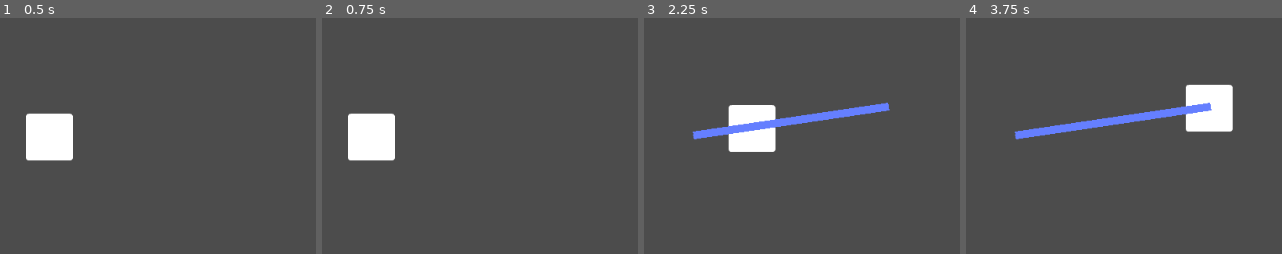
Above: before the commit, frames 1-4 (left to right).
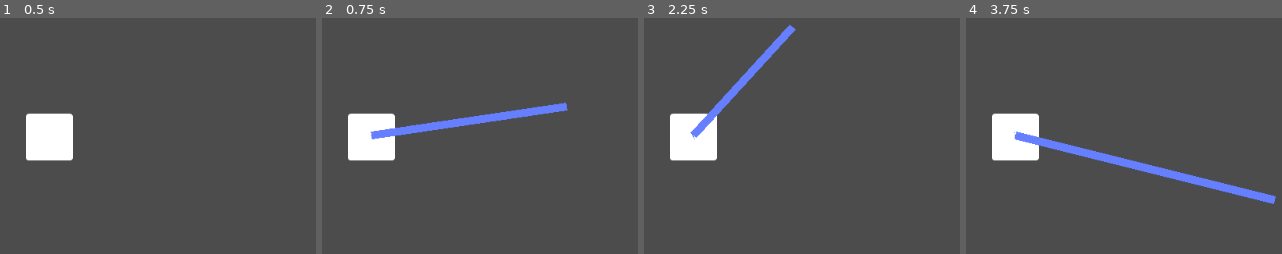
Above: after the commit, the same moments.

Repository: RoutineFreedom/Map-Navigation-Demo
Game: Godot game, scene res://Scenes/World.tscn
Two runs of this game, one before a commit and one after it. Both use one fixed random seed, a clock stepped at 60 frames per second and the inputs below.
Inputs (mouse positions are in pixels of both pictures, inside the frame that each line leads up to):
- Up to frame 1 (0.5 s): no input
- Up to frame 2 (0.75 s): tap Enter at 0.5 s; move the mouse to (568, 107) at 0.52 s; press the mouse at (568, 107) at 0.53 s
- Up to frame 3 (2.25 s): tap Space at 1.25 s; move the mouse to (outside the picture) at 1.27 s; release the mouse at (outside the picture) at 1.28 s; click (outside the picture) at 1.35 s; tap Enter at 2 s; move the mouse to (792, 27) at 2.02 s; press the mouse at (792, 27) at 2.03 s
- Up to frame 4 (3.75 s): move the mouse to (994, 223) at 2.77 s; release the mouse at (994, 223) at 2.78 s; click (994, 223) at 2.85 s; tap Space at 3.5 s; move the mouse to (1275, 199) at 3.52 s; press the mouse at (1275, 199) at 3.53 s

Frame 1 is identical in both runs. In frame 2, 2.2% of the frame differs, in the area x 15-78%, y 35-52%; in frame 3, 8.7%; in frame 4, 10%, in the area x 8-99%, y 27-79%.

Commit message:
Implemented Double Click Away To Change Target

Diff:
--- a/MN Demo/Scripts/PlayerIcon.gd
+++ b/MN Demo/Scripts/PlayerIcon.gd
@@ -14,7 +14,6 @@
 var _target_area: Rect2
 var _path: PoolVector2Array
 var _click_count := 0
-var _can_move := false
 
 func _ready() -> void:
 	_agent.set_target_location(global_position)
@@ -23,24 +22,27 @@
 	if event.is_action_pressed("LeftClick"):
 		# Player has clicked once, set this location as target
 		if _click_count == 0:
+			_click_count += 1
 			_target_location = get_global_mouse_position()
 			_agent.set_target_location(_target_location)
+			_agent.get_next_location()
 			# Create rectangle with target location as the middle point
 			var _top_left = Vector2(_target_location.x - rect_size / 2, _target_location.y - rect_size / 2)
 			_target_area = Rect2(_top_left, Vector2(rect_size, rect_size))
-			print("loc: ", _target_location, "area: ", _target_area)
 		# Player has clicked twice, set this location as potential confirmation
 		else:
 			_confirm_location = get_global_mouse_position()
-			print("conf:", _confirm_location)
-			_can_move = _target_area.has_point(_confirm_location)
 
-		_click_count += 1
+			# Only update to second click if it is withing target area
+			if _target_area.has_point(_confirm_location):
+				_click_count += 1
+			else:
+				_click_count = 0
 
 func _physics_process(delta: float) -> void:
 	if _agent.is_target_reached():
 		return
-	elif _click_count > 1 and _can_move:
+	elif _click_count > 1:
 		var _direction := global_position.direction_to(_agent.get_next_location())
 		# Modify velocity for steering behaviour
 		var _desired_velocity := _direction * max_speed
@@ -52,7 +54,6 @@
 func _on_NavigationAgent2D_target_reached() -> void:
 	_velocity = Vector2.ZERO
 	_click_count = 0
-	_can_move = false
 
 func _on_NavigationAgent2D_path_changed() -> void:
 	_path = _agent.get_nav_path()
